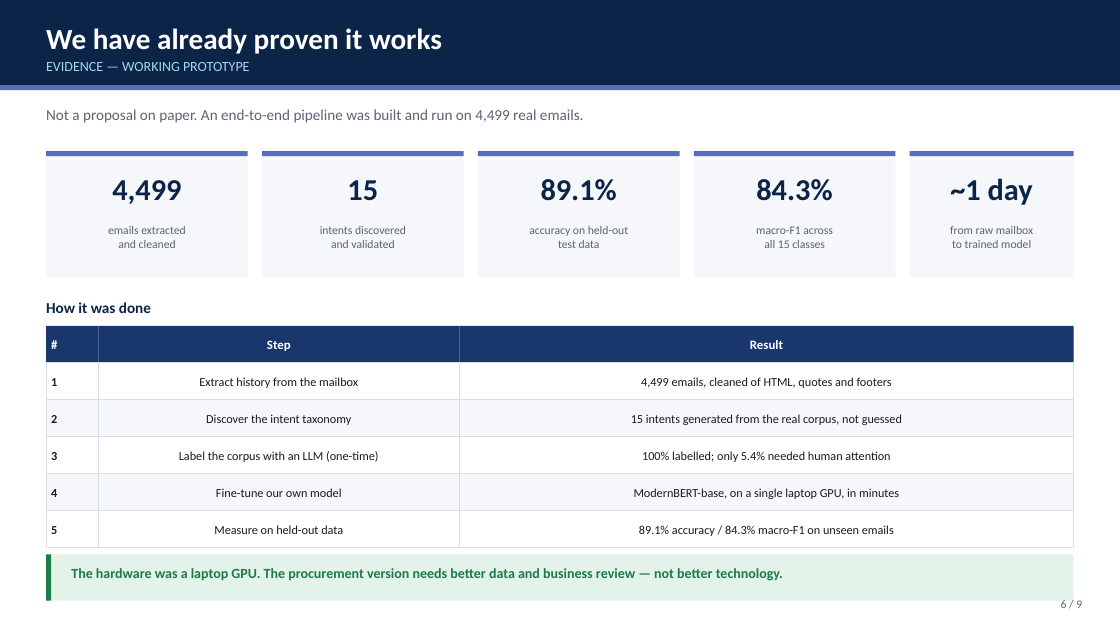
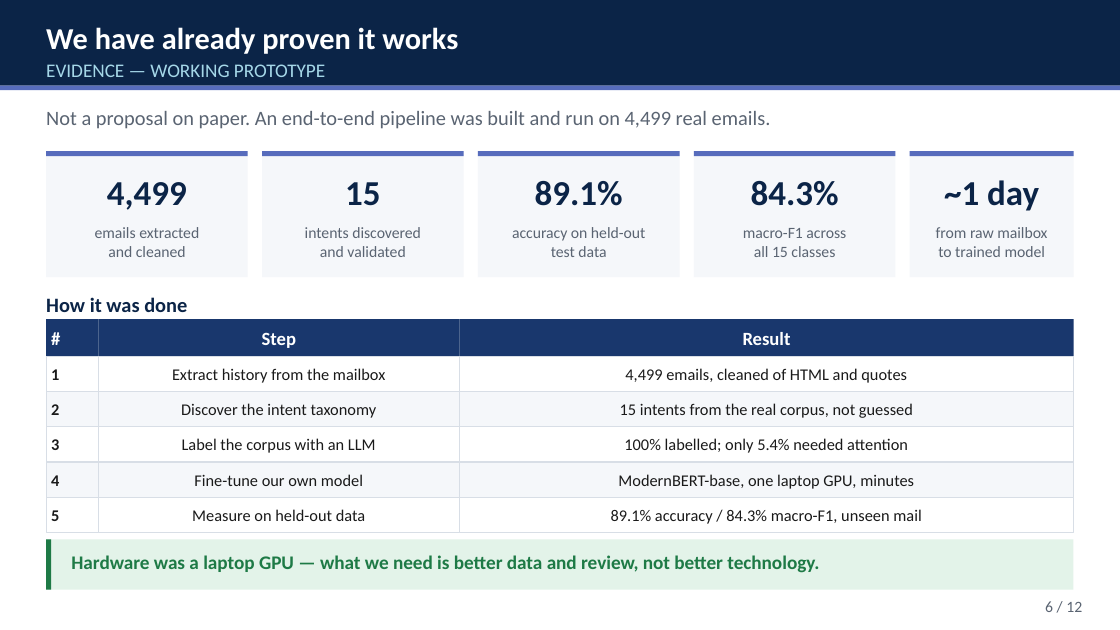
Before and after one commit to orapeasant/emailintent, a slide deck: slide 6 of docs/email_intent_briefing.pptx. Drawn at 1120x630 pixels with LibreOffice and Linux fonts; fonts in the diff are those of the drawing. Boxes give left, top, right and bottom in pixels: in the first picture for what was removed or moved away, otherwise in the second. Text is boxed around its words. In the diff, an @@ line names an element or a change of style, - is before the commit and + after.

```diff
--- a/docs/email_intent_briefing.pptx
+++ b/docs/email_intent_briefing.pptx
@@ title "We have already proven it ..." at [46,27,458,54]: size 25 to 26 pt @@
@@ text "EVIDENCE — WORKING PROTOTYPE" at [46,64,325,77]: size 12 to 16.5 pt @@
@@ text "Not a proposal on paper. ..." at [46,111,771,129]: size 13 to 17.5 pt @@
@@ size 26 to 30 pt in 5 elements at [107,182,187,210], [345,182,380,206], [535,181,623,206], [751,181,839,206], [944,180,1039,211] @@
@@ size 10 to 13.5 pt in 5 elements at [95,227,199,257], [305,227,421,257], [512,227,645,257], [743,228,846,257], [936,227,1047,257] @@
@@ text "How it was done" at [46,297,187,312]: size 13 to 17.5 pt @@
@@ 6 rectangles: place and size @@
-6 rectangles at [46,326,1074,400]
+6 rectangles at [46,319,1074,392]
@@ size 11 to 16 pt in 3 elements at [98,319,460,356], [460,319,1074,356], [46,319,98,356] @@
@@ text in rectangle at [625,368,907,383]: text changed; size 10.5 to 14 pt @@
-4,499 emails, cleaned of HTML, quotes and footers
+4,499 emails, cleaned of HTML and quotes
@@ text in rectangle at [620,403,913,418]: text changed; size 10.5 to 14 pt @@
-15 intents generated from the real corpus, not guessed
+15 intents from the real corpus, not guessed
@@ text in rectangle at [182,438,376,453]: text changed; size 10.5 to 14 pt @@
-Label the corpus with an LLM (one-time)
+Label the corpus with an LLM
@@ text in rectangle at [624,438,908,453]: text changed; size 10.5 to 14 pt @@
-100% labelled; only 5.4% needed human attention
+100% labelled; only 5.4% needed attention
@@ 9 rectangles: place and size @@
-9 rectangles at [46,400,1074,511]
+9 rectangles at [46,392,1074,497]
@@ text in rectangle at [618,474,914,489]: text changed; size 10.5 to 14 pt @@
-ModernBERT-base, on a single laptop GPU, in minutes
+ModernBERT-base, one laptop GPU, minutes
@@ size 10.5 to 14 pt in 9 elements at [98,356,460,392], [98,392,460,427], [46,356,98,392], [46,392,98,427], [98,462,460,497], [46,427,98,462], [98,497,460,533], [46,462,98,497], [46,497,98,533] @@
@@ 3 rectangles: place and size @@
-3 rectangles at [46,511,1074,548]
+3 rectangles at [46,497,1074,533]
@@ text in rectangle at [611,509,921,524]: text changed; size 10.5 to 14 pt @@
-89.1% accuracy / 84.3% macro-F1 on unseen emails
+89.1% accuracy / 84.3% macro-F1, unseen mail
@@ rectangle: place and size @@
-rectangle at [46,555,1074,601]
+rectangle at [46,539,1074,590]
@@ rectangle: place and size @@
-rectangle at [46,555,51,601]
+rectangle at [46,539,51,590]
@@ text at [71,555,819,573]: text changed; size 12 to 16.5 pt @@
-The hardware was a laptop GPU. The procurement version needs better data and business review — not better technology.
+Hardware was a laptop GPU — what we need is better data and review, not better technology.
@@ text at [1045,601,1082,612]: text changed; size 10 to 13.5 pt @@
-6 / 9
+6 / 12
```
Also in this commit, not shown: 8 other slides changed, 3 slides added, 2 other files.
